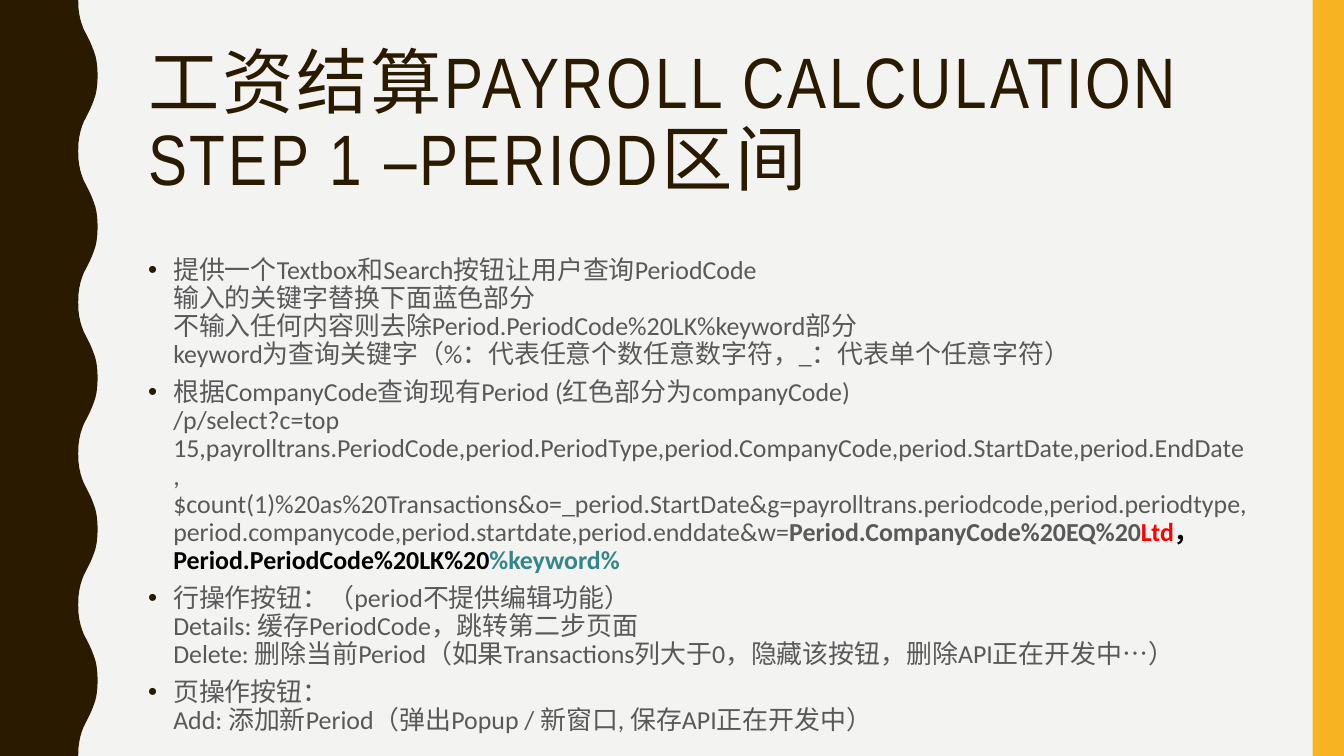
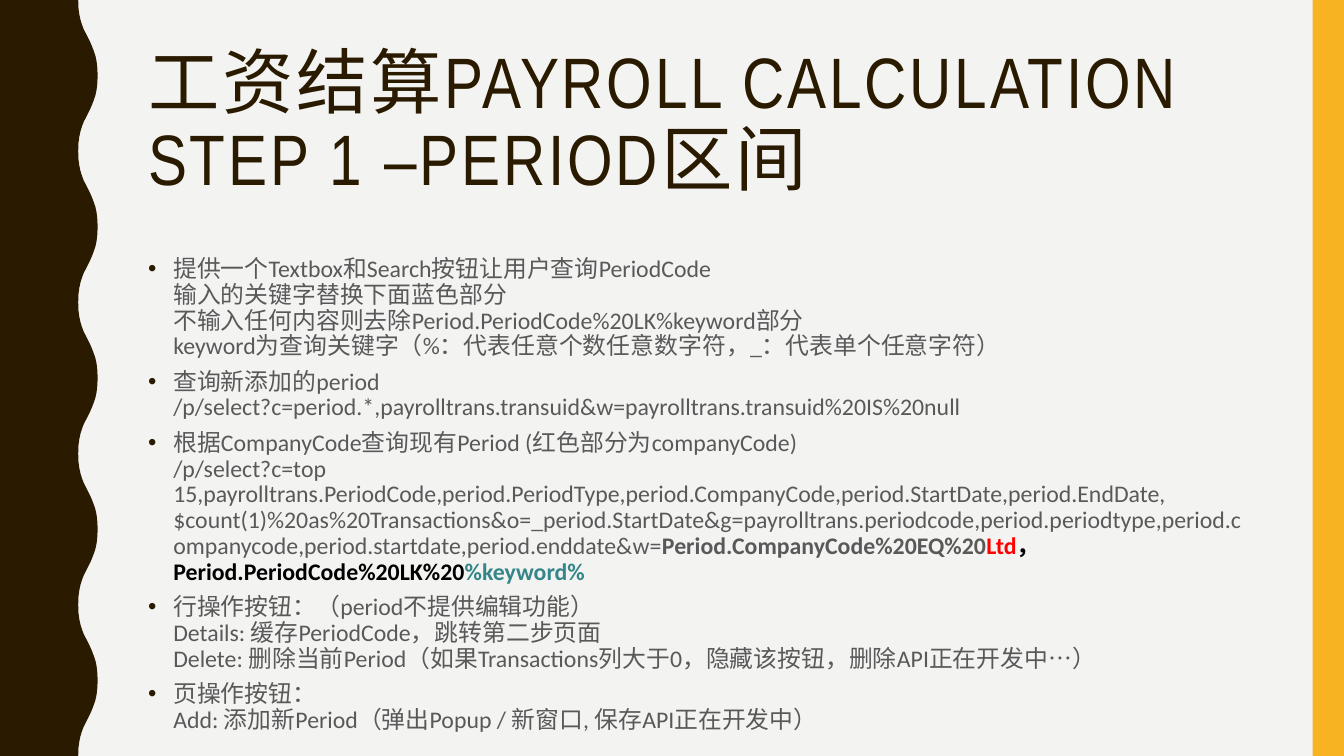
Before and after one commit to payrolls/payrolls.github.io, a slide deck: slide 11 of doc/Payroll Web UI.pptx. Drawn at 1344x756 pixels with LibreOffice and Linux fonts; fonts in the diff are those of the drawing. Boxes give left, top, right and bottom in pixels: in the first picture for what was removed or moved away, otherwise in the second. Text is boxed around its words. In the diff, an @@ line names an element or a change of style, - is before the commit and + after.

Commit message:
New period query

```diff
--- a/doc/Payroll Web UI.pptx
+++ b/doc/Payroll Web UI.pptx
@@ text at [173,257,1241,732]: size 18.5 to 17 pt in "提供一个Textbox和Search按钮让用户查询PeriodCode 输入的关键字替换下面蓝色部分 不输入任何内容则去 ...", "根据CompanyCode查询现有Period (红色部分为companyCode) /p/select?c=top 1 ...", "行操作按钮：（period不提供编辑功能） Details: 缓存PeriodCode，跳转第二步页面 Delete:  ...", "页操作按钮： Add: 添加新Period（弹出Popup / 新窗口, 保存API正在开发中）" @@
@@ text at [173,370,960,419]: paragraph added @@
+• 查询新添加的period
+  /p/select?c=period.*,payrolltrans.transuid&w=payrolltrans.transuid%20IS%20null
```
